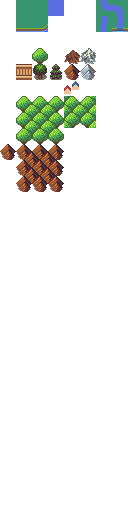
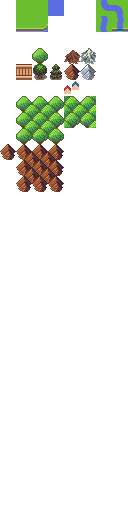
The second 128×512 image is a revision of the first. Changes to its layers:
painted on "Layer 2" over [16, 0, 128, 32]
